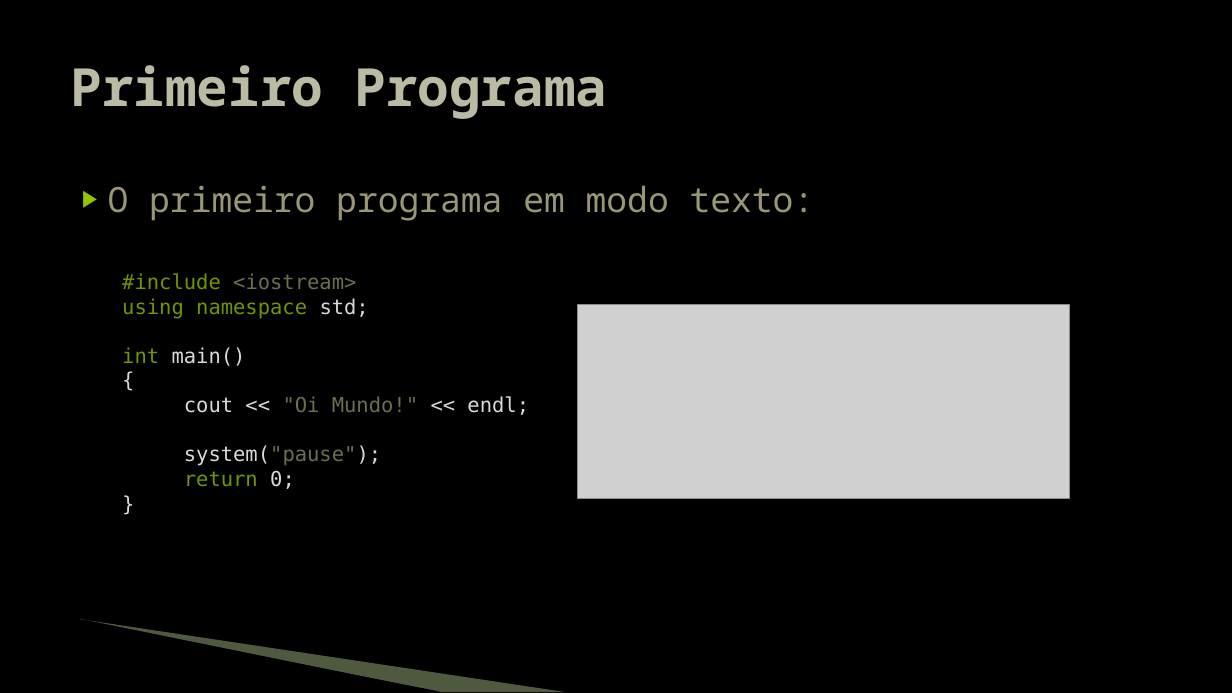
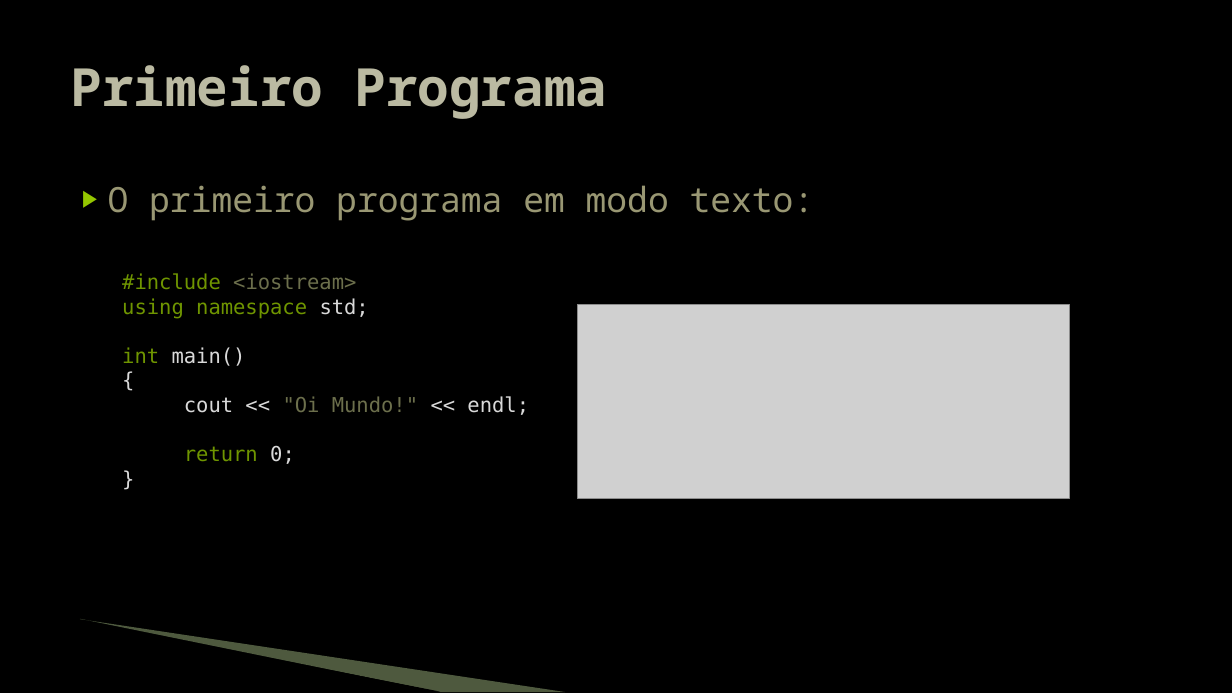
Before and after one commit to JudsonSS/Jogos, a slide deck: slide 9 of Slides/01. Programação Windows.pptx. Drawn at 1232x693 pixels with LibreOffice and Linux fonts; fonts in the diff are those of the drawing; grey boxes stand for pictures; background and template pictures are left out. Boxes give left, top, right and bottom in pixels: in the first picture for what was removed or moved away, otherwise in the second. Text is boxed around its words. In the diff, an @@ line names an element or a change of style, - is before the commit and + after.

```diff
--- a/Slides/01. Programação Windows.pptx
+++ b/Slides/01. Programação Windows.pptx
@@ text at bbox=[184, 445, 381, 466]: paragraph removed @@
-system("pause");
```
Also in this commit, not shown: 6 other slides changed, 2 other files.
